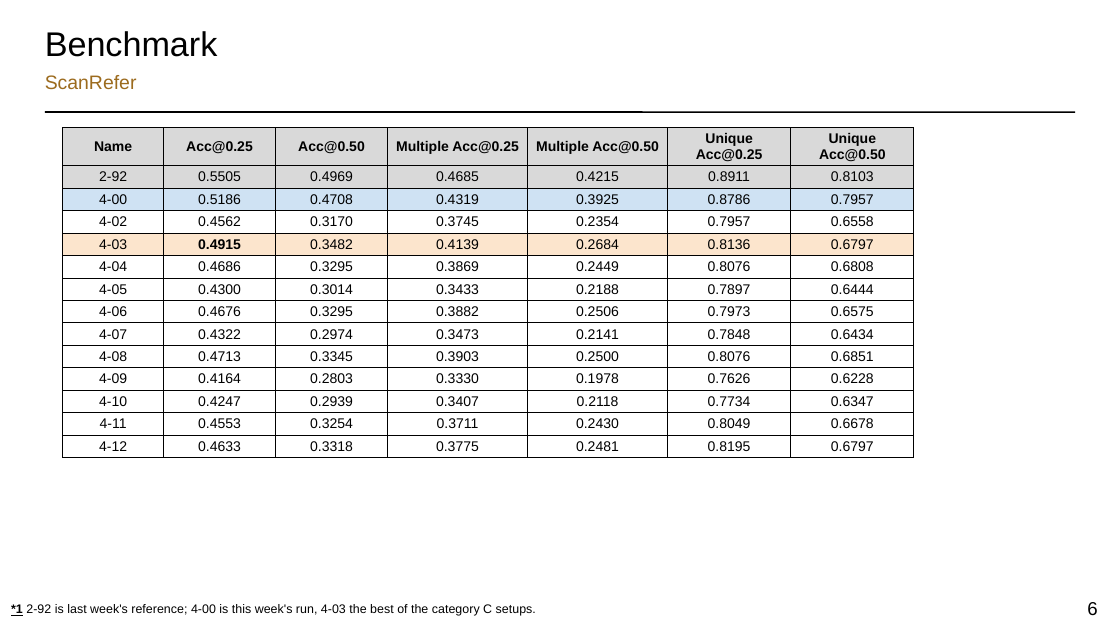
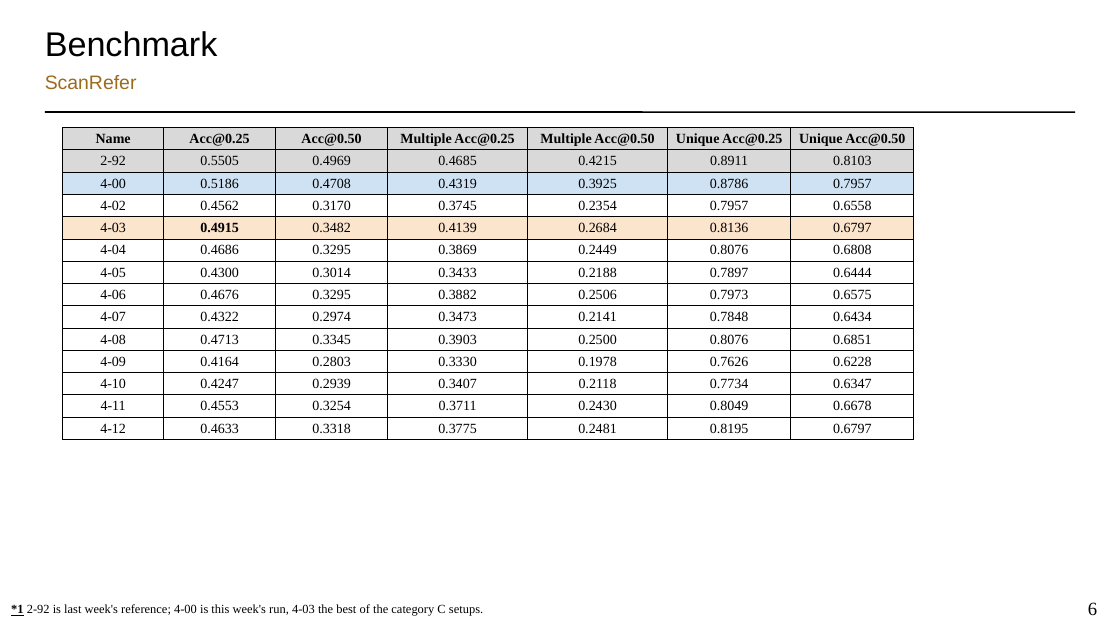
Before and after one commit to torridfish/dotfiles, a slide deck: slide 6 of agents/.agents/skills/research-slides/assets/research-slides-template.pptx. Drawn at 1120x630 pixels with LibreOffice and Linux fonts; fonts in the diff are those of the drawing. Boxes give left, top, right and bottom in pixels: in the first picture for what was removed or moved away, otherwise in the second. Text is boxed around its words. In the diff, an @@ line names an element or a change of style, - is before the commit and + after.

Commit message:
feat(research-slides): add Marp markdown pipeline before the slide-maker rewrite
Snapshot of the skill before it becomes slide-maker: the Marp theme, engine and
slides.sh (KaTeX math, per-slide footnotes, figure rows, table roles, code
blocks), transparent 800-dpi tex2img output, versioned LibreOffice detection,
and the pending deck.js / design-system edits.

```diff
--- a/agents/.agents/skills/research-slides/assets/research-slides-template.pptx
+++ b/agents/.agents/skills/research-slides/assets/research-slides-template.pptx
@@ table at (63, 128, 914, 437) @@
@@ font Arial to Times New Roman @@
@@ text "*1 2-92 is last week's ..." at (11, 604, 483, 616): font Arial to Times New Roman @@
@@ page number at (1088, 602, 1097, 615): font Arial to Times New Roman @@
```
Also in this commit, not shown: 12 other slides changed, 19 other files.
